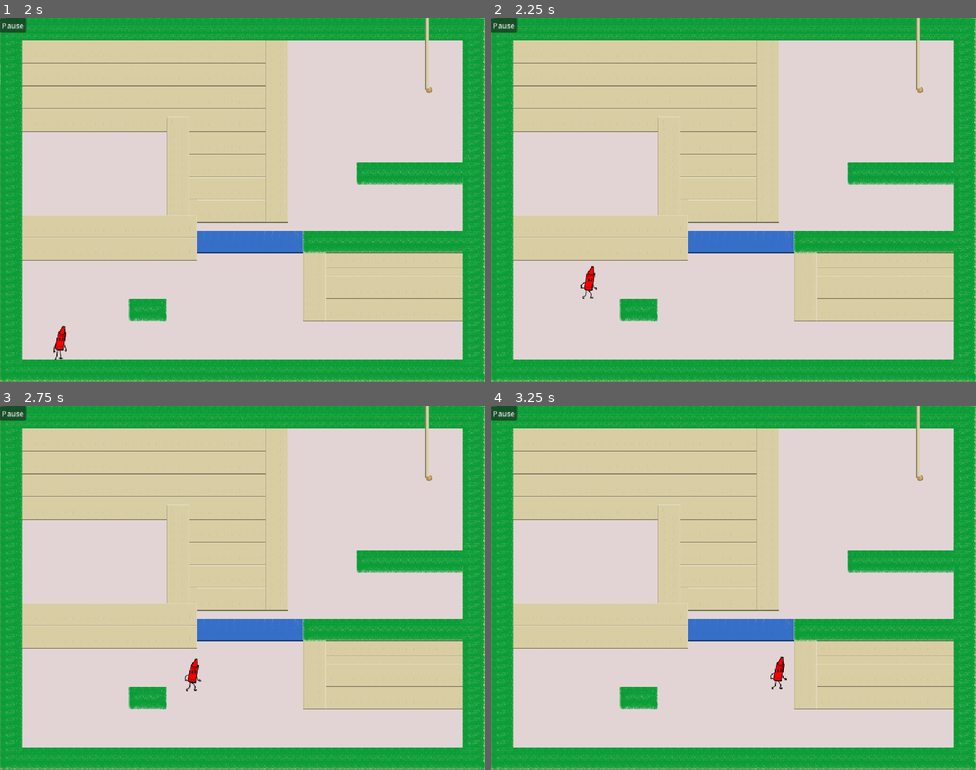
Above: before the commit, frames 1-4 (two rows, left to right).
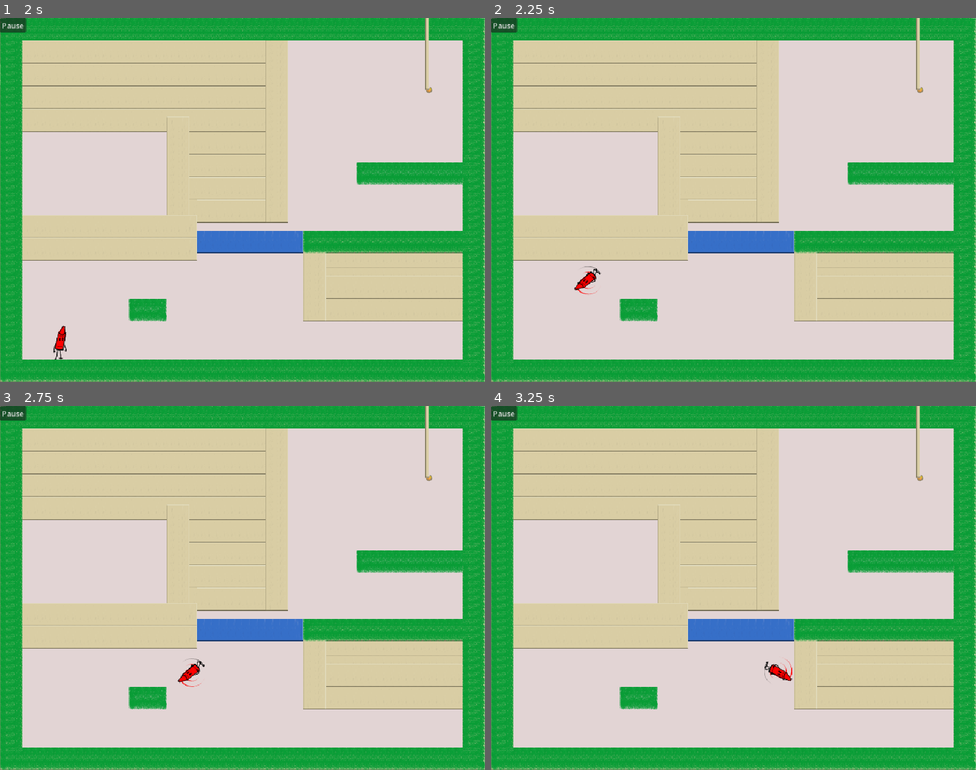
Above: after the commit, the same moments.

Repository: Fuzzlewuzzlekins/ggj-2026-mask
Game: Godot game, scene res://level_1.tscn
The game is run twice, just before and just after one commit, with the same random seed, the same clock (stepped at 60 frames per second) and the same inputs. This scene is started directly instead of the project's main scene.
Inputs:
- Up to frame 1 (2 s): click "Pause" at 0.5 s; click "Resume Game" at 1.25 s
- Up to frame 2 (2.25 s): tap Enter at 2 s; hold Right (move_right) from 2.03 s (still down); tap Shift (grab) at 2.1 s
- Up to frame 3 (2.75 s): keep holding Right (move_right); tap Space (jump) at 2.27 s
- Up to frame 4 (3.25 s): keep holding Right (move_right); tap Shift (grab) at 2.85 s; tap Space (jump) at 3.02 s

Frame 1 is identical in both runs. In frame 2, 0.2% of the frame differs, in the area x 17-23%, y 68-78%; in frame 3, 0.2%; in frame 4, 0.2%, in the area x 56-63%, y 68-78%.

Commit message:
Add grab animation and sound, fix goal detection
Also fixes level 0 menu

Diff:
--- a/level_0.tscn
+++ b/level_0.tscn
@@ -55,17 +55,17 @@
 [node name="Final Goal" type="Area2D" parent="."]
 position = Vector2(896, 237)
 collision_layer = 3
-collision_mask = 3
+collision_mask = 7
 metadata/_edit_group_ = true
 
 [node name="CollisionShape2D" type="CollisionShape2D" parent="Final Goal"]
 position = Vector2(0, 7)
 shape = SubResource("RectangleShape2D_smnfn")
 
-[node name="Pause" parent="." instance=ExtResource("5_nu7sl")]
-
 [node name="EnemyEraser" parent="." instance=ExtResource("9_eomlm")]
 position = Vector2(367, 588)
+
+[node name="Pause" parent="." instance=ExtResource("5_nu7sl")]
 
 [connection signal="peel_corner_entered" from="Peelable" to="Player" method="_on_peelable_peel_corner_entered"]
 [connection signal="peel_corner_exited" from="Peelable" to="Player" method="_on_peelable_peel_corner_exited"]
@@ -73,5 +73,7 @@
 [connection signal="reached_exit" from="Player" to="." method="_on_player_reached_exit"]
 [connection signal="body_entered" from="Final Goal" to="Player" method="_on_final_goal_body_entered"]
 [connection signal="body_exited" from="Final Goal" to="Player" method="_on_final_goal_body_exited"]
+[connection signal="level_quit" from="Pause" to="." method="_on_pause_level_quit"]
+[connection signal="level_reset" from="Pause" to="." method="_on_pause_level_reset"]
 
 [editable path="Peelable"]
--- a/level_1.tscn
+++ b/level_1.tscn
@@ -47,6 +47,7 @@
 
 [node name="MidLevel Goal" type="Area2D" parent="."]
 position = Vector2(904, 152)
+collision_mask = 5
 metadata/_edit_group_ = true
 
 [node name="CollisionShape2D" type="CollisionShape2D" parent="MidLevel Goal"]
@@ -58,7 +59,7 @@
 [node name="Final Goal" type="Area2D" parent="."]
 position = Vector2(96, 109)
 collision_layer = 2
-collision_mask = 2
+collision_mask = 6
 metadata/_edit_group_ = true
 
 [node name="CollisionShape2D" type="CollisionShape2D" parent="Final Goal"]
--- a/peelable.tscn
+++ b/peelable.tscn
@@ -27,6 +27,7 @@
 
 [node name="PeelTarget" type="Area2D" parent="."]
 position = Vector2(40, -40)
+collision_mask = 5
 metadata/_edit_group_ = true
 
 [node name="CollisionShape2D" type="CollisionShape2D" parent="PeelTarget"]
--- a/player.gd
+++ b/player.gd
@@ -9,6 +9,7 @@
 # from the parent node instead of having to check a box, but that's unsafe :/
 @export var IN_SPLIT_LEVEL: bool
 
+var is_grabbing = false
 var is_touching_midlevel_goal = false
 var is_touching_final_goal = false
 var peel_corner_touching = null
@@ -76,6 +77,8 @@
 	# Handle "grab" attempts.
 	# TODO: animate grab regardless of target
 	if Input.is_action_just_pressed("grab"):
+		is_grabbing = true
+		$GrabSoundPlayer.play()
 		if is_touching_midlevel_goal:
 			reached_midlevel.emit()
 		elif peel_corner_touching:
@@ -85,7 +88,10 @@
 	if is_touching_final_goal and is_on_floor():
 		reached_exit.emit()
 
-	$AnimatedSprite2D.play(current_animation)
+	if is_grabbing:
+		$AnimatedSprite2D.play("grab")
+	else:
+		$AnimatedSprite2D.play(current_animation)
 	move_and_slide()
 
 
@@ -126,7 +132,7 @@
 
 
 func _on_peelable_peel_corner_exited(body: Node2D, peel_instance: Node2D) -> void:
-	if self == body:
+	if self == body and peel_corner_touching == peel_instance:
 		peel_corner_touching = null
 
 
@@ -137,3 +143,8 @@
 
 func take_damage():
 	hide()
+
+
+func _on_animated_sprite_2d_animation_finished() -> void:
+	# At the moment "grab" is the only non-looping animation. Add a condition here if that changes.
+	is_grabbing = false
--- a/player.tscn
+++ b/player.tscn
@@ -1,16 +1,30 @@
-[gd_scene load_steps=12 format=3 uid="uid://jqqu0tnxawit"]
+[gd_scene load_steps=15 format=3 uid="uid://jqqu0tnxawit"]
 
 [ext_resource type="Script" uid="uid://ddysle0ros6tv" path="res://player.gd" id="1_onrkg"]
 [ext_resource type="Texture2D" uid="uid://c25pylxaq1jwx" path="res://assets/crayon_idle.png" id="2_1jxqw"]
+[ext_resource type="Texture2D" uid="uid://mqcbmwx6a2a3" path="res://assets/crayon_grab1.png" id="2_n7ghd"]
 [ext_resource type="Texture2D" uid="uid://jlqx70lrjqkq" path="res://assets/crayon_jump.png" id="3_dw050"]
+[ext_resource type="Texture2D" uid="uid://cqnlf6rimgwka" path="res://assets/crayon_grab2.png" id="3_nvl01"]
 [ext_resource type="Texture2D" uid="uid://bmuh2r18wrr72" path="res://assets/crayon_run1.png" id="4_b26j0"]
 [ext_resource type="Texture2D" uid="uid://bsnxbjjgfa7li" path="res://assets/crayon_run2.png" id="5_n7ghd"]
 [ext_resource type="Texture2D" uid="uid://dyxnacwyoqgtr" path="res://assets/crayon_run3.png" id="6_nvl01"]
 [ext_resource type="Texture2D" uid="uid://cq3bg4cya3c5m" path="res://assets/crayon_run4.png" id="7_ivps1"]
 [ext_resource type="AudioStream" uid="uid://cyfxwiga4edte" path="res://assets/audio/pop1.ogg" id="8_dw050"]
+[ext_resource type="AudioStream" uid="uid://kxv36oou74ku" path="res://assets/audio/whoosh.ogg" id="11_nvl01"]
 
 [sub_resource type="SpriteFrames" id="SpriteFrames_urp6f"]
 animations = [{
+"frames": [{
+"duration": 1.0,
+"texture": ExtResource("2_n7ghd")
+}, {
+"duration": 1.0,
+"texture": ExtResource("3_nvl01")
+}],
+"loop": false,
+"name": &"grab",
+"speed": 15.0
+}, {
 "frames": [{
 "duration": 1.0,
 "texture": ExtResource("2_1jxqw")
@@ -58,8 +72,7 @@
 [node name="AnimatedSprite2D" type="AnimatedSprite2D" parent="."]
 scale = Vector2(0.75, 0.75)
 sprite_frames = SubResource("SpriteFrames_urp6f")
-animation = &"run"
-frame_progress = 0.21568869
+animation = &"grab"
 
 [node name="CollisionShape2D" type="CollisionShape2D" parent="."]
 position = Vector2(0.5, 0)
@@ -67,6 +80,11 @@
 
 [node name="JumpSoundPlayer" type="AudioStreamPlayer" parent="."]
 stream = ExtResource("8_dw050")
+
+[node name="GrabSoundPlayer" type="AudioStreamPlayer" parent="."]
+stream = ExtResource("11_nvl01")
+volume_db = -12.0
+pitch_scale = 0.7
 
 [node name="Area2D" type="Area2D" parent="."]
 collision_layer = 0
@@ -76,4 +94,5 @@
 position = Vector2(0.5, 0)
 shape = SubResource("RectangleShape2D_dw050")
 
+[connection signal="animation_finished" from="AnimatedSprite2D" to="." method="_on_animated_sprite_2d_animation_finished"]
 [connection signal="body_entered" from="Area2D" to="." method="_on_area_2d_body_entered"]
Not shown, added: assets/audio/whoosh.ogg.import
Binary file added: assets/crayon_grab1.png
Not shown, added: assets/crayon_grab1.png.import
Binary file added: assets/crayon_grab2.png
Not shown, added: assets/crayon_grab2.png.import
Not shown, added: assets/audio/whoosh.ogg
